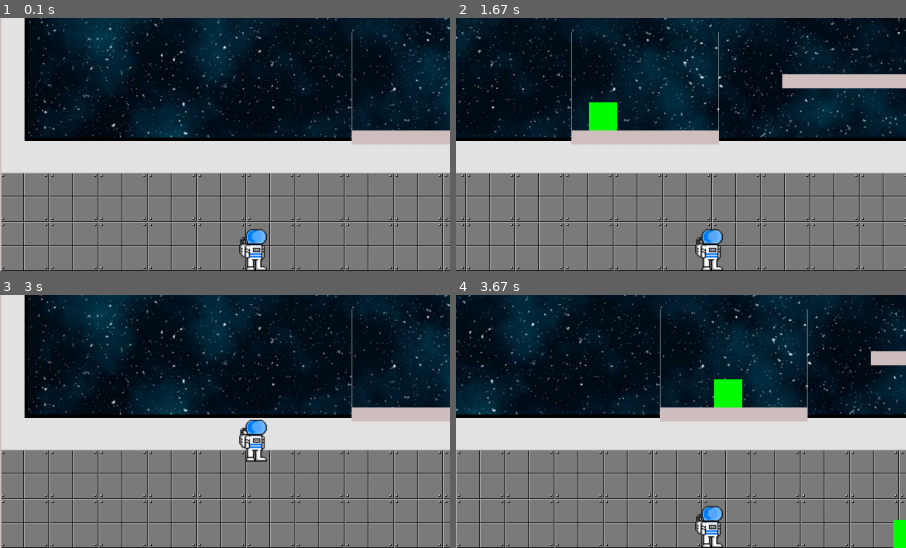
Above: before the commit, frames 1-4 (two rows, left to right).
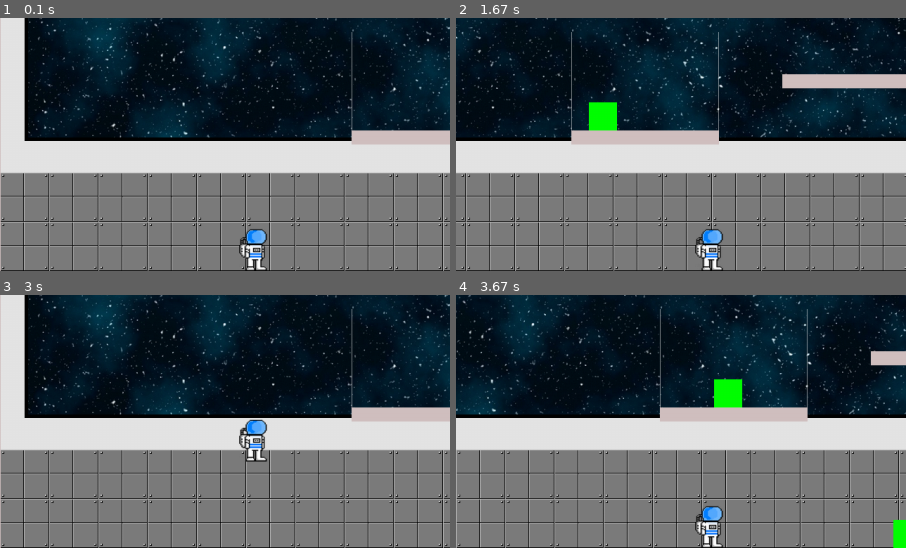
Above: after the commit, the same moments.

Repository: FlyingEwok/pygameRST
Game: pygame game, started from game.py
Two runs of this game, one before a commit and one after it. Both use one fixed random seed, a clock stepped at 60 frames per second and the inputs below.
Inputs:
- Up to frame 1 (0.1 s): no input
- Up to frame 2 (1.67 s): hold Right 0.33-0.8 s; hold Up 0.83-1.13 s; hold Right 1.17-1.63 s
- Up to frame 3 (3 s): hold Left 1.67-2.2 s; hold Left 2.23-2.63 s; hold Up from 2.67 s (still down)
- Up to frame 4 (3.67 s): release Up at 3.03 s; hold Right from 3.07 s (still down)
The pictures show only the part of the screen within x 0-50%, y 50-100%; the shares and areas given below are measured in that part.

The runs differ from the first frame. In frame 1, 0.2% of the frame differs, in the area x 0-1%, y 61-100%; in frame 2, nothing differs; in frame 3, 0.2%; in frame 4, nothing differs.

Commit message:
Removed uneeded images

Diff:
--- a/level1class.py
+++ b/level1class.py
@@ -24,7 +24,7 @@
 
         # Array with width, height, x, and y of platform
         self.levelPlatform =[
-                 [2, 720, 0, 0],
+                 [1, 720, 0, 0],
                  [210, 20, 500, 520],
                  [210, 20, 800, 440],
                  [210, 20, 1000, 560],
Binary file removed: images/enemy.png
Binary file removed: images/hero1.png
Binary file removed: images/hero2.png
Binary file removed: images/hero3.png
Binary file removed: images/hero4.png
Binary file removed: images/tile-ground.png
